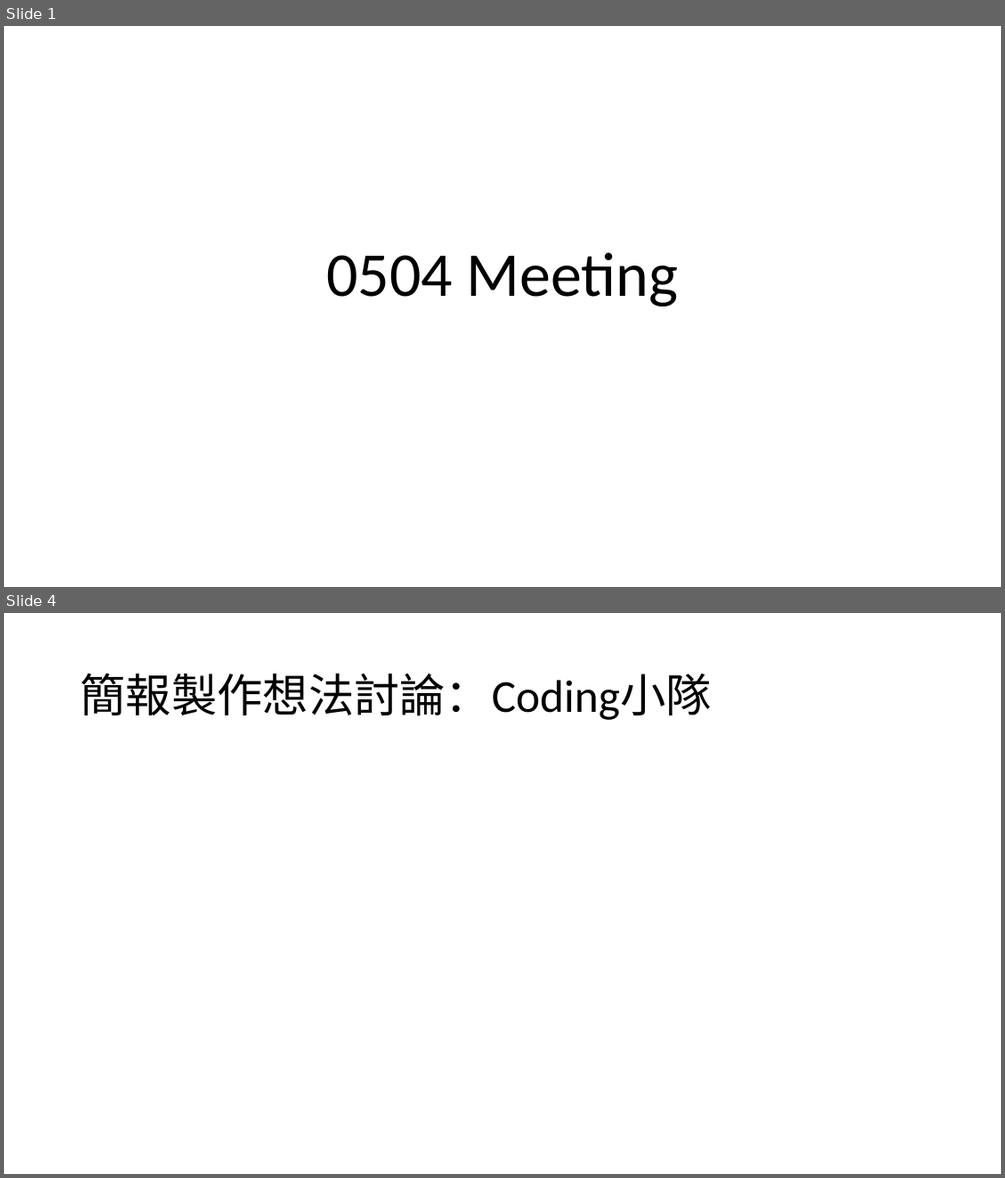
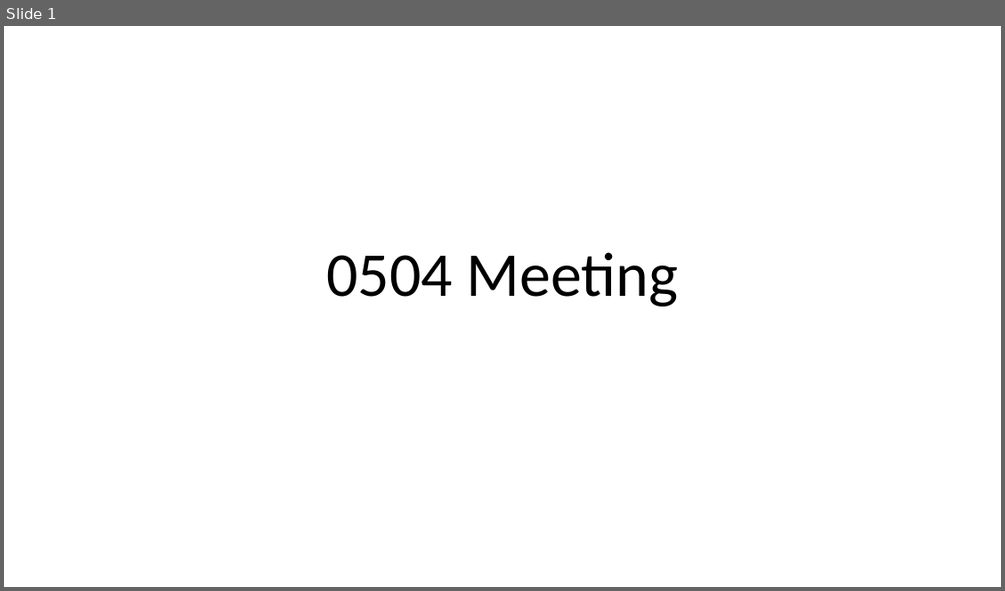
Before and after one commit to Red-Brickk/24Spring-MultivariatePJ-Laplacian_Eigenmap, a slide deck: Weekly Meeting/0504Meeting.pptx. Shown one above the other, each under a label of ours: slides 1 and 4 before the commit, slide 1 after it; the slides between them are not shown. The pictures are 1005x1178 and 1005x591 pixels, drawn with LibreOffice and Linux fonts; fonts in the diff are those of the drawing. Boxes give left, top, right and bottom in pixels: in the first picture for what was removed or moved away, otherwise in the second. Text is boxed around its words. In the diff, an @@ line names an element or a change of style, - is before the commit and + after.

```diff
--- a/Weekly Meeting/0504Meeting.pptx
+++ b/Weekly Meeting/0504Meeting.pptx
@@ slide 4 removed at [4,613,1001,1174], background #FFFFFF @@
@@ title removed at [80,673,712,720] @@
-簡報製作想法討論：Coding小隊
```
Also in this commit, not shown: 1 slide changed, 2 other slides removed.
